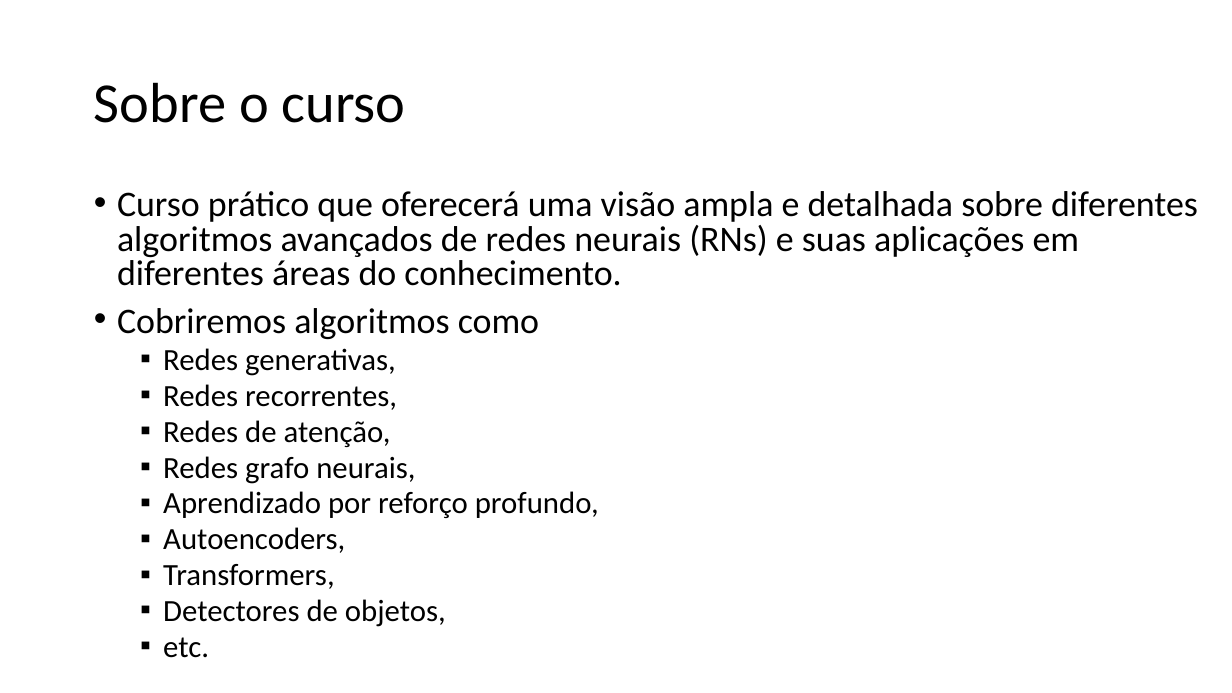
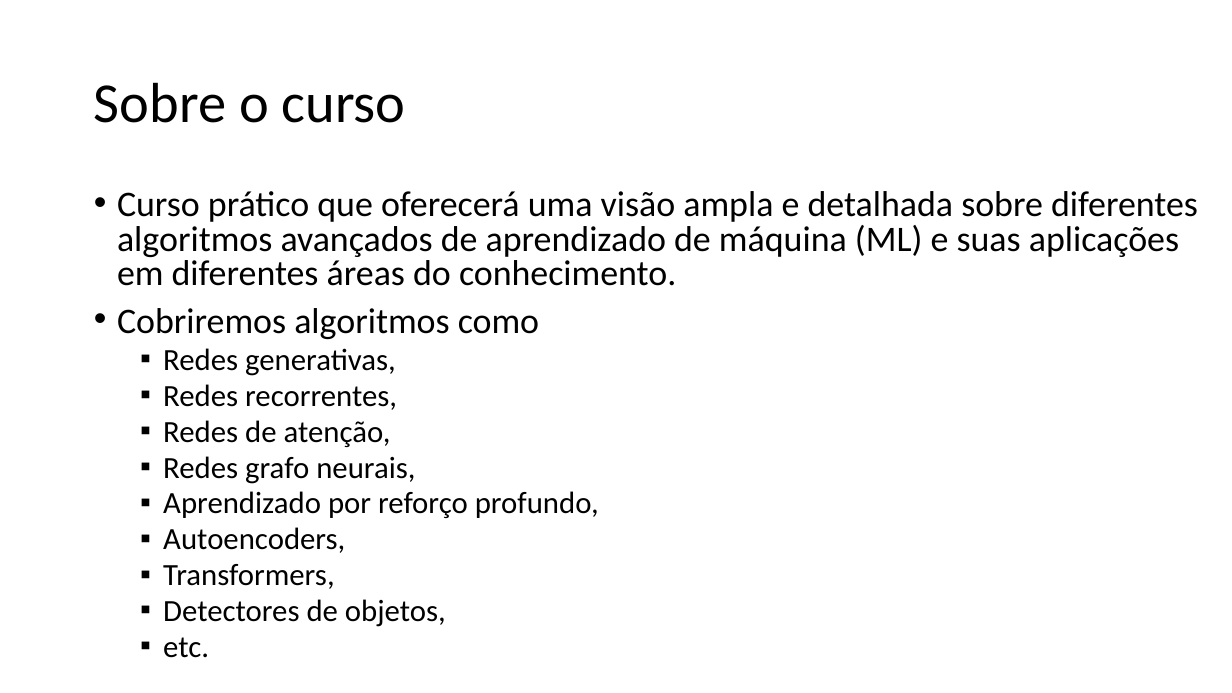
Before and after one commit to zz4fap/tp558-adv-ml, a slide deck: slide 2 of slides/TP558_1_Introdução_ao_curso.pptx. Drawn at 1232x693 pixels with LibreOffice and Linux fonts; fonts in the diff are those of the drawing. Boxes give left, top, right and bottom in pixels: in the first picture for what was removed or moved away, otherwise in the second. Text is boxed around its words. In the diff, an @@ line names an element or a change of style, - is before the commit and + after.

```diff
--- a/slides/TP558_1_Introdução_ao_curso.pptx
+++ b/slides/TP558_1_Introdução_ao_curso.pptx
@@ text at (117, 191, 1198, 286): text changed @@
-• Curso prático que oferecerá uma visão ampla e detalhada sobre diferentes algoritmos avançados de redes neurais (RNs) e suas aplicações em diferentes áreas do conhecimento.
+• Curso prático que oferecerá uma visão ampla e detalhada sobre diferentes algoritmos avançados de aprendizado de máquina (ML) e suas aplicações em diferentes áreas do conhecimento.
```
Also in this commit, not shown: 5 other slides changed, 5 other files.
